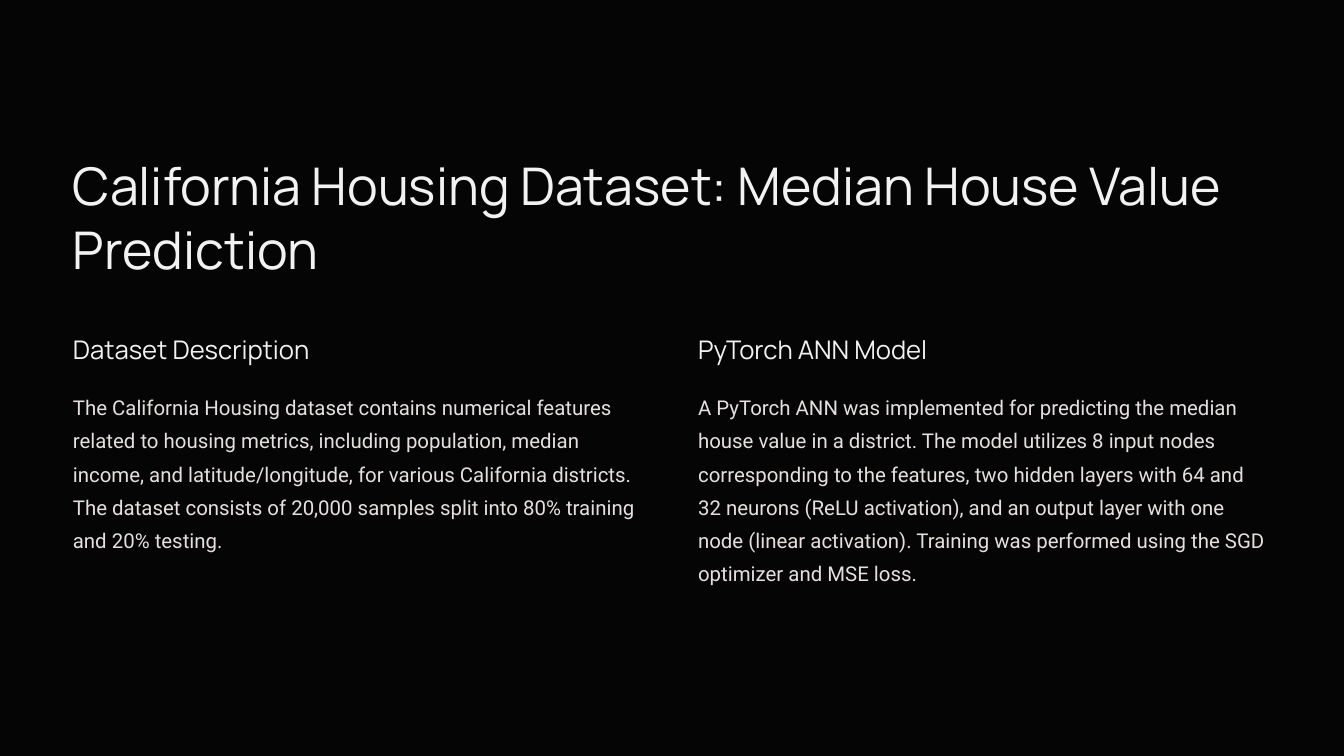
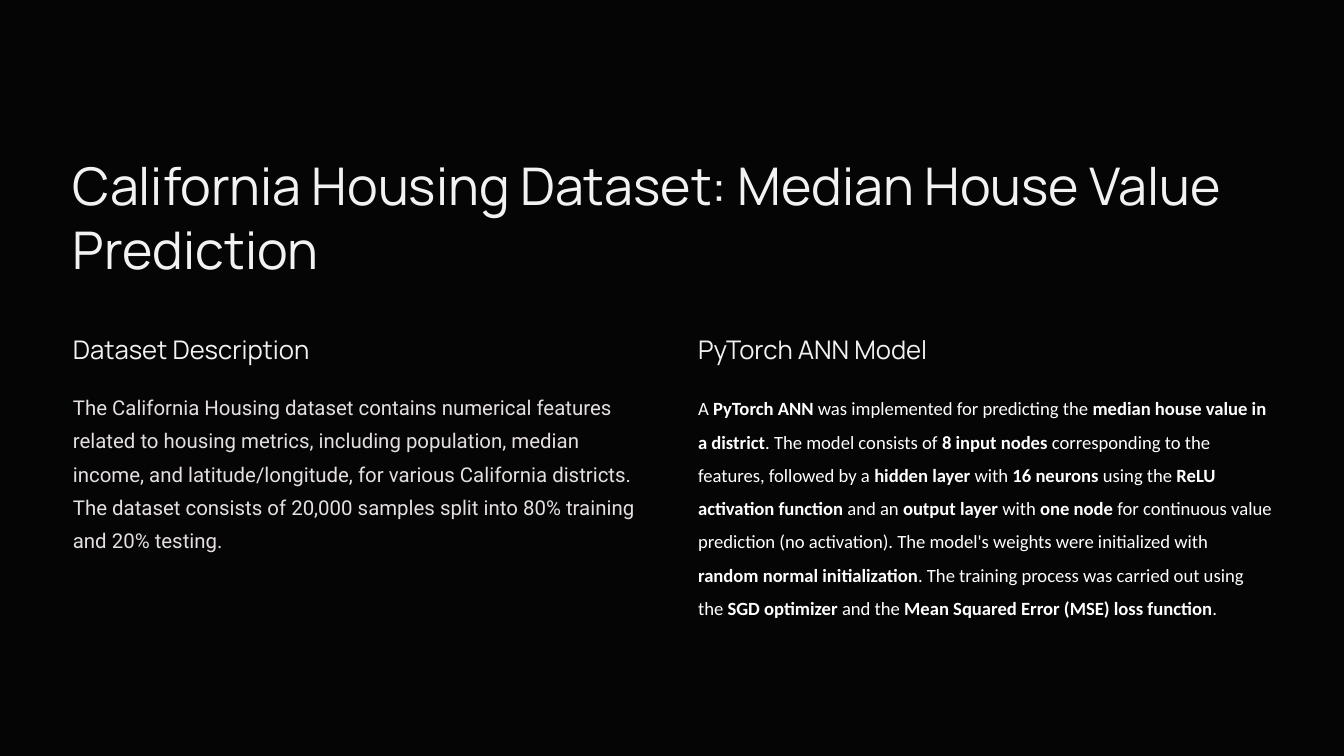
Before and after one commit to SYED-ALI-5/ANN-CNN-Project, a slide deck: slide 3 of ANN-CNN Project.pptx. Drawn at 1344x756 pixels with LibreOffice and Linux fonts; fonts in the diff are those of the drawing; background and template pictures are left out. Boxes give left, top, right and bottom in pixels: in the first picture for what was removed or moved away, otherwise in the second. Text is boxed around its words. In the diff, an @@ line names an element or a change of style, - is before the commit and + after.

```diff
--- a/ANN-CNN Project.pptx
+++ b/ANN-CNN Project.pptx
@@ text at [698,402,1271,618]: text changed; size 17.5 to 16 pt; font Roboto to Calibri; text colour #E5E0DF to #FFFFFF @@
-A PyTorch ANN was implemented for predicting the median house value in a district. The model utilizes 8 input nodes corresponding to the features, two hidden layers with 64 and 32 neurons (ReLU activation), and an output layer with one node (linear activation). Training was performed using the SGD optimizer and MSE loss.
+A PyTorch ANN was implemented for predicting the median house value in a district. The model consists of 8 input nodes corresponding to the features, followed by a hidden layer with 16 neurons using the ReLU activation function and an output layer with one node for continuous value prediction (no activation). The model's weights were initialized with random normal initialization. The training process was carried out using the SGD optimizer and the Mean Squared Error (MSE) loss function.
```
Also in this commit, not shown: 7 other slides changed, 1 slide added, 1 other file.
